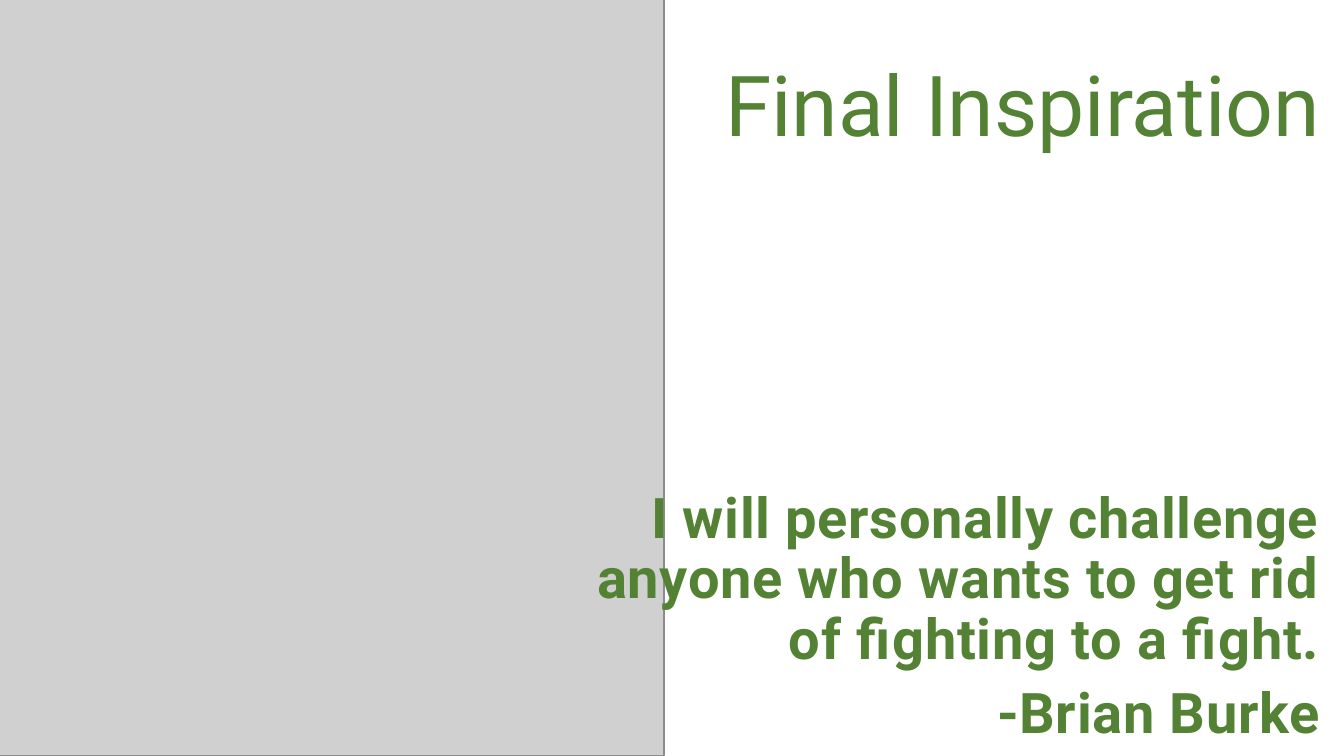
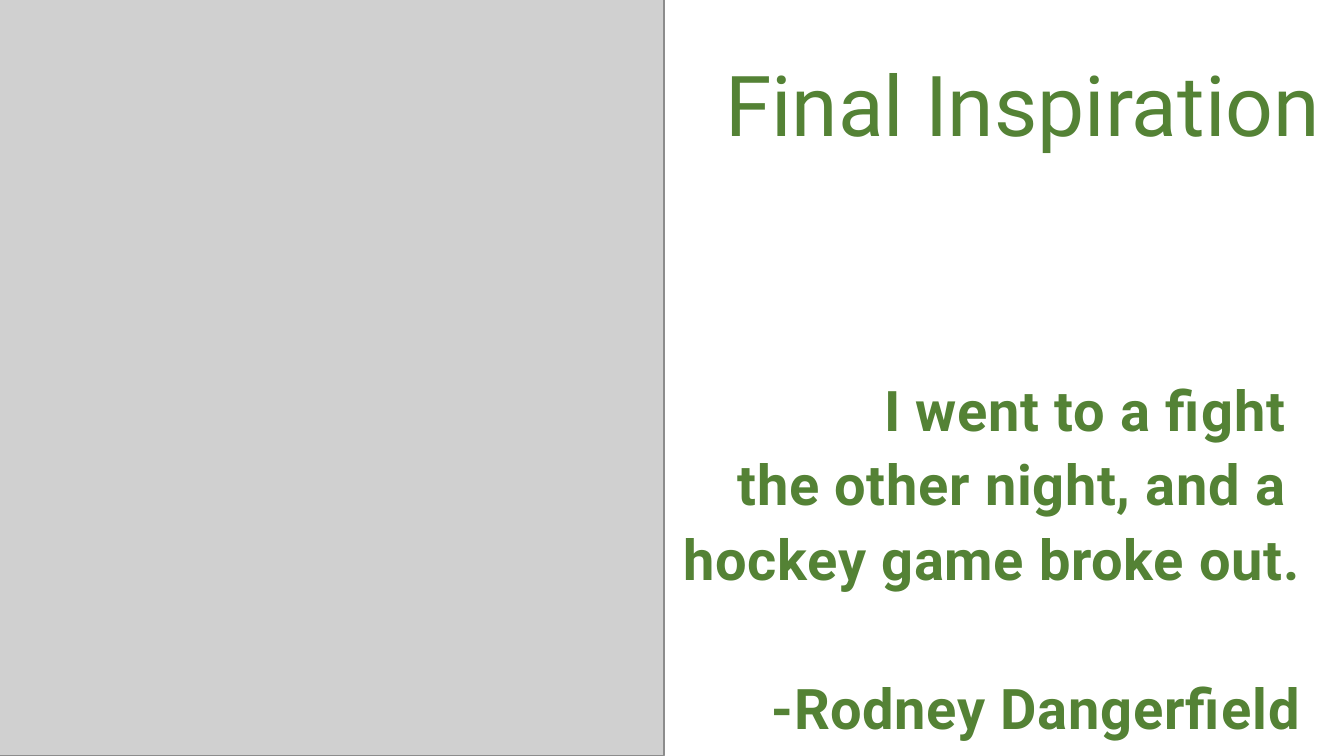
Before and after one commit to SuperMarioGiacomazzo/STOR390_WEBSITE, a slide deck: slide 13 of Slides/Hockey 2/Hockey_2_Lecture.pptx (slide 19 before the commit). Drawn at 1344x756 pixels with LibreOffice and Linux fonts; fonts in the diff are those of the drawing; grey boxes stand for pictures. Boxes give left, top, right and bottom in pixels: in the first picture for what was removed or moved away, otherwise in the second. Text is boxed around its words. In the diff, an @@ line names an element or a change of style, - is before the commit and + after.

Commit message:
Hockey Commit

```diff
--- a/Slides/Hockey 2/Hockey_2_Lecture.pptx
+++ b/Slides/Hockey 2/Hockey_2_Lecture.pptx
@@ subtitle at [684, 388, 1300, 741]: text changed @@
-I will personally challenge anyone who wants to get rid of fighting to a fight.
--Brian Burke
+I went to a fight
+the other night, and a
+hockey game broke out.
+-Rodney Dangerfield
```
Also in this commit, not shown: 1 other slide changed, 11 slides added, 17 slides removed, 11 other files.
